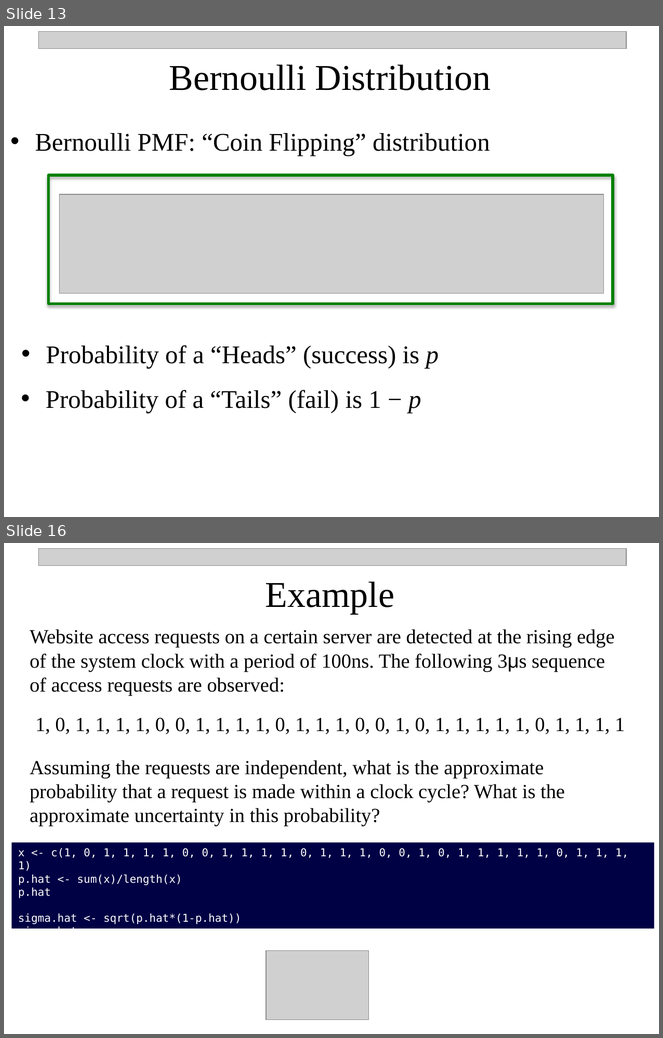
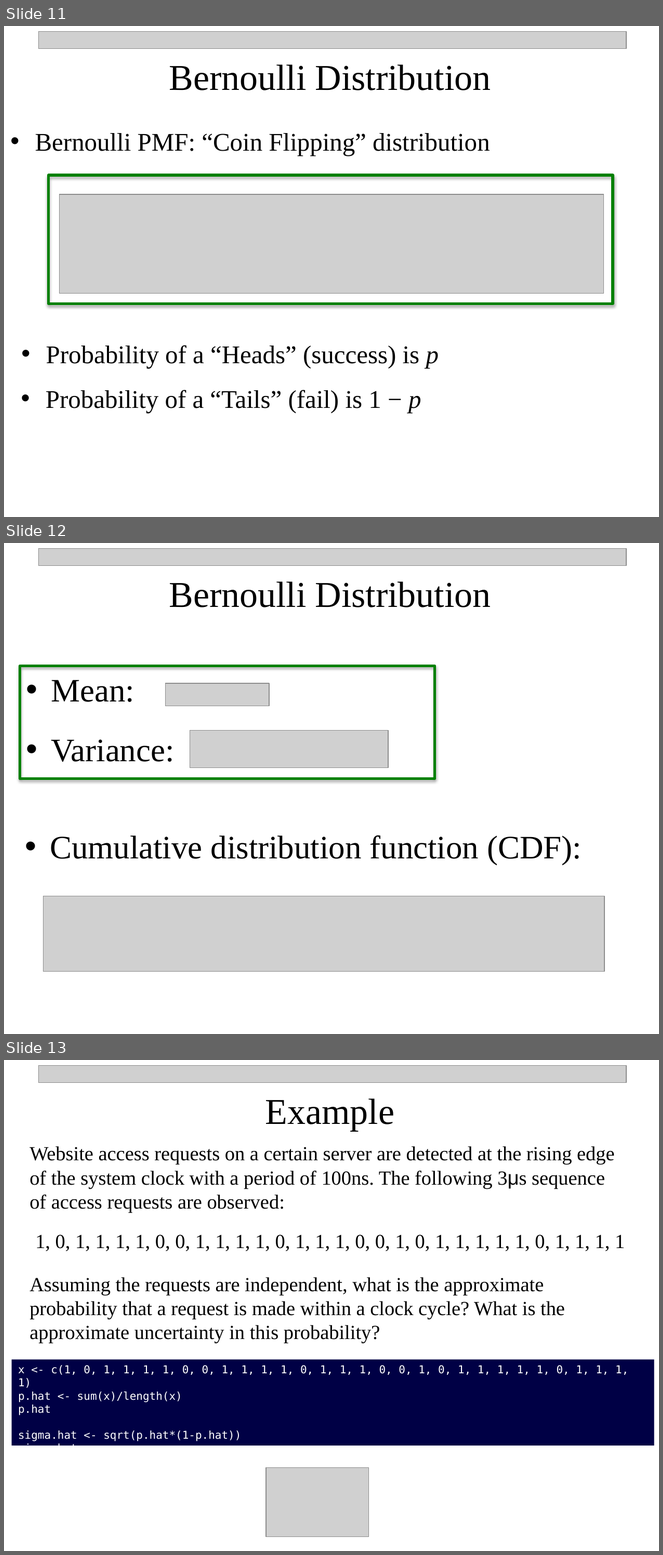
Before and after one commit to npetraco/MATFOS705, a slide deck: Notes/4_Important_Probability_Distributions.pptx. Shown one above the other, each under a label of ours: slides 13 and 16 before the commit, slides 11, 12 and 13 after it; the slides between them are not shown. The pictures are 663x1038 and 663x1555 pixels, drawn with LibreOffice and Linux fonts; fonts in the diff are those of the drawing; grey boxes stand for pictures. Boxes give left, top, right and bottom in pixels: in the first picture for what was removed or moved away, otherwise in the second. Text is boxed around its words. In the diff, an @@ line names an element or a change of style, - is before the commit and + after.

```diff
--- a/Notes/4_Important_Probability_Distributions.pptx
+++ b/Notes/4_Important_Probability_Distributions.pptx
@@ slide 12 added at [4,543,659,1034], background #FFFFFF @@
@@ picture added at [39,548,626,565] @@
@@ text added at [169,581,491,607], 40 pt, text #000000 @@
+Bernoulli Distribution
@@ rectangle added at [20,666,435,780], outline #008000 3 pt @@
@@ text added at [51,680,135,702], 36 pt, text #000000 @@
+• Mean:
@@ picture added at [166,683,269,706] @@
@@ text added at [51,740,174,762], 36 pt, text #000000 @@
+• Variance:
@@ picture added at [190,730,389,768] @@
@@ text added at [50,835,582,865], 36 pt, text #000000 @@
+• Cumulative distribution function (CDF):
@@ picture added at [44,896,605,971] @@
@@ what was slide 13 is now slide 11 @@
@@ what was slide 16 is now slide 13 @@
```
Also in this commit, not shown: 7 slides changed, 7 slides removed.
